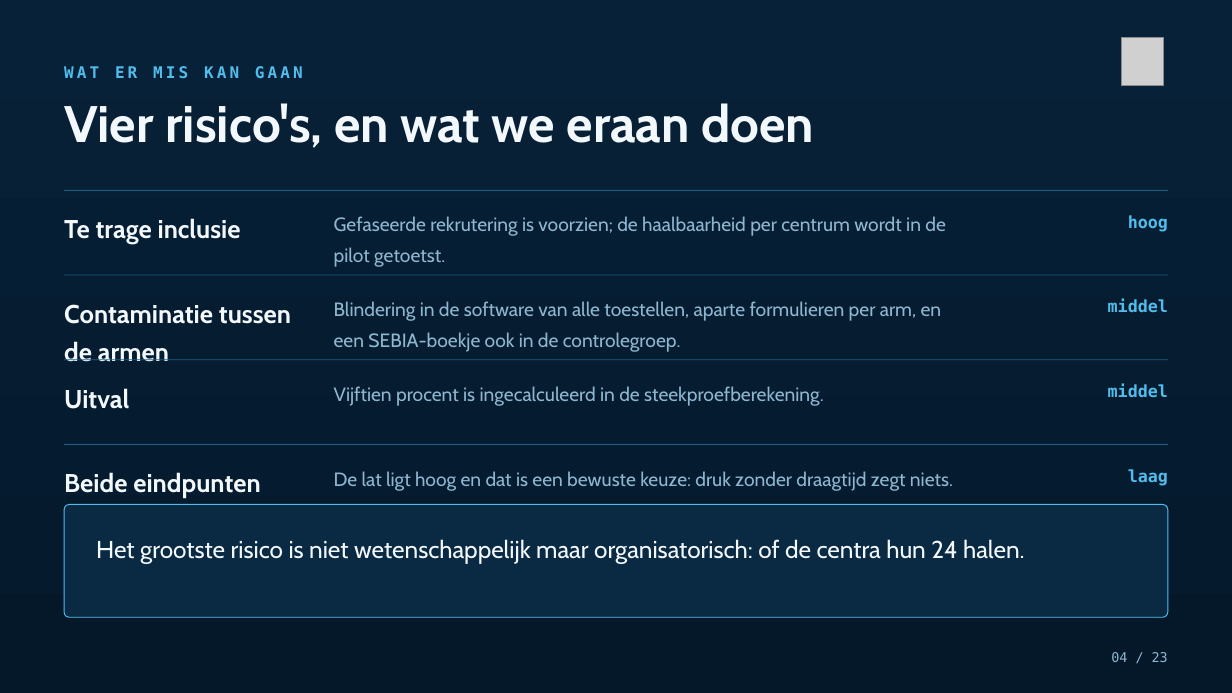
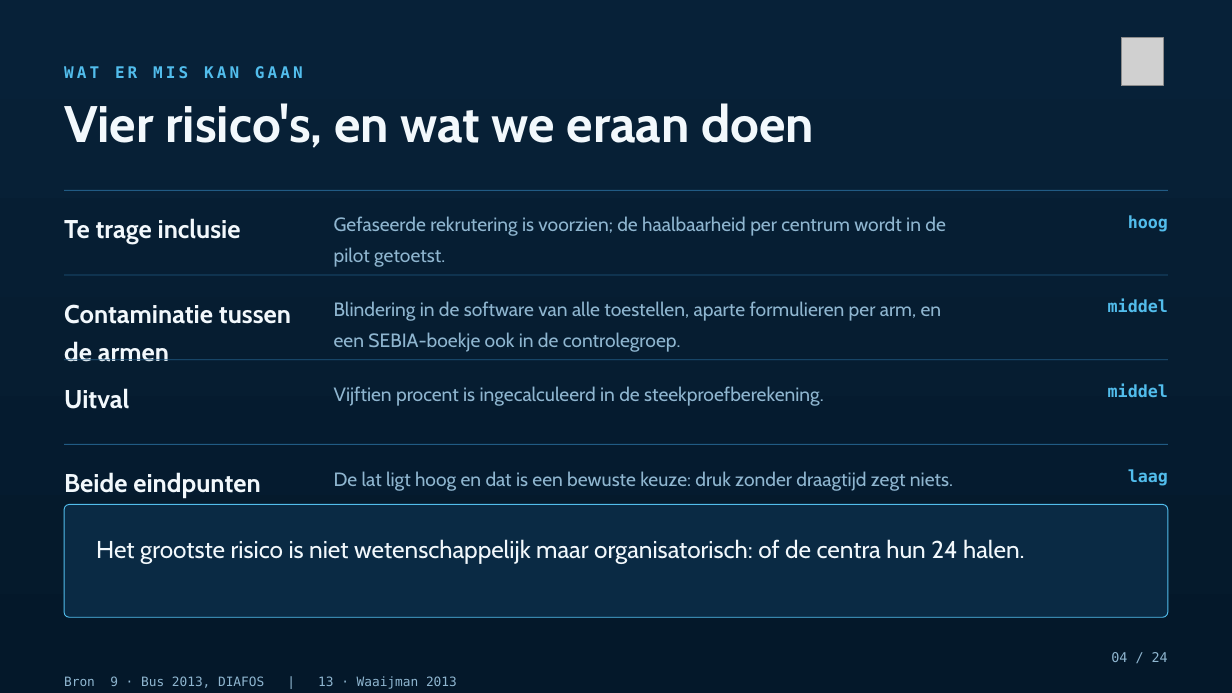
Before and after one commit to Dellfs/paradise-project, a slide deck: slide 4 of PARADISE_presentatie/PARADISE_extern.pptx. Drawn at 1232x693 pixels with LibreOffice and Linux fonts; fonts in the diff are those of the drawing; grey boxes stand for pictures. Boxes give left, top, right and bottom in pixels: in the first picture for what was removed or moved away, otherwise in the second. Text is boxed around its words. In the diff, an @@ line names an element or a change of style, - is before the commit and + after.

```diff
--- a/PARADISE_presentatie/PARADISE_extern.pptx
+++ b/PARADISE_presentatie/PARADISE_extern.pptx
@@ text at (1111, 652, 1168, 662): text changed @@
-04 / 23
+04 / 24
@@ text added at (64, 676, 457, 689), 10 pt, text #8FB6D0 @@
+Bron 9 · Bus 2013, DIAFOS | 13 · Waaijman 2013
```
Also in this commit, not shown: 19 other slides changed, 1 slide added, 11 other files.
